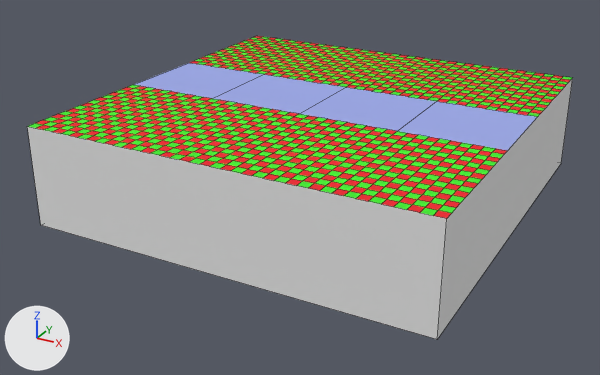
One commit to the Blender file basis.blend: the scene before it, then after it.
Before and after are seen from a 50 mm camera at (36.3, -70.8, 30.3) aimed at (-1.3, -2.6, -3.8). The lights are fixed; the arrows at lower left show +X, +Y and +Z. Mesh edges are drawn as thin lines.
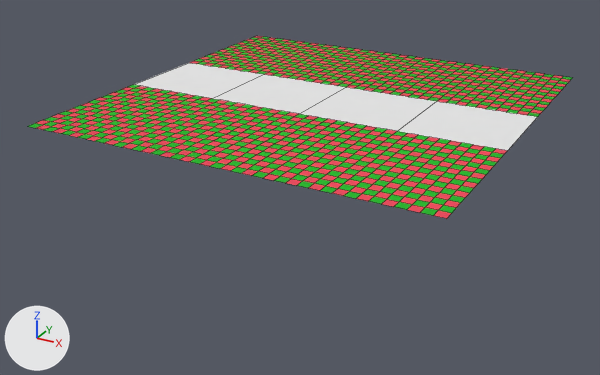
The newer file is also turned or shifted as a whole; pictures and numbers use the older file's frame.

Boxes [x1, y1, x2, y2] around the edits, measured in the pictures (600 x 375 px):
'Cube', recoloured, reshaped (39% shorter)
    before: [27, 36, 573, 339]
    after: [28, 36, 572, 219]
part 1 of me_cube, deleted
    before: [27, 78, 573, 339]

The change, as a list of edits to the scene's bpy script:
```text
Change mat_langelis1:
    mat_langelis1.base_color: (0.0707, 0.8, 0.0433) -> (0.0295, 0.467, 0.034)  # green #4be73b -> green #30b634
Change mat_langelis2:
    mat_langelis2.base_color: (0.8, 0.0347, 0.0425) -> (0.8, 0.0782, 0.119)  # red #e7343a -> red #e74f61
Change mat_takas:
    mat_takas.base_color: (0.346, 0.406, 0.8) -> (0.8, 0.8, 0.8)  # blue #9fabe7 -> white #e7e7e7
Change me_cube:
    used by ob_cube; location = (0.0, 0.0, 0.0); scale = (20.0, 20.0, 5.0)
    remove me_cube.from_pydata(...)  # 1316 vertices, 1209 faces; spans x -1.0..1.0, y -1.0..1.0, z -1.0..1.0
    remove me_cube.materials.append(mat_material)  # white #e7e7e7
    add me_cube.from_pydata(...)  # 1312 vertices, 1204 faces; spans x -1.0..1.0, y -1.0..1.0, z 1.0
    me_cube part 1
    4 vertices are removed from x -1.0..1.0, y -1.0..1.0, z -1.0
    5 faces are deleted
```
